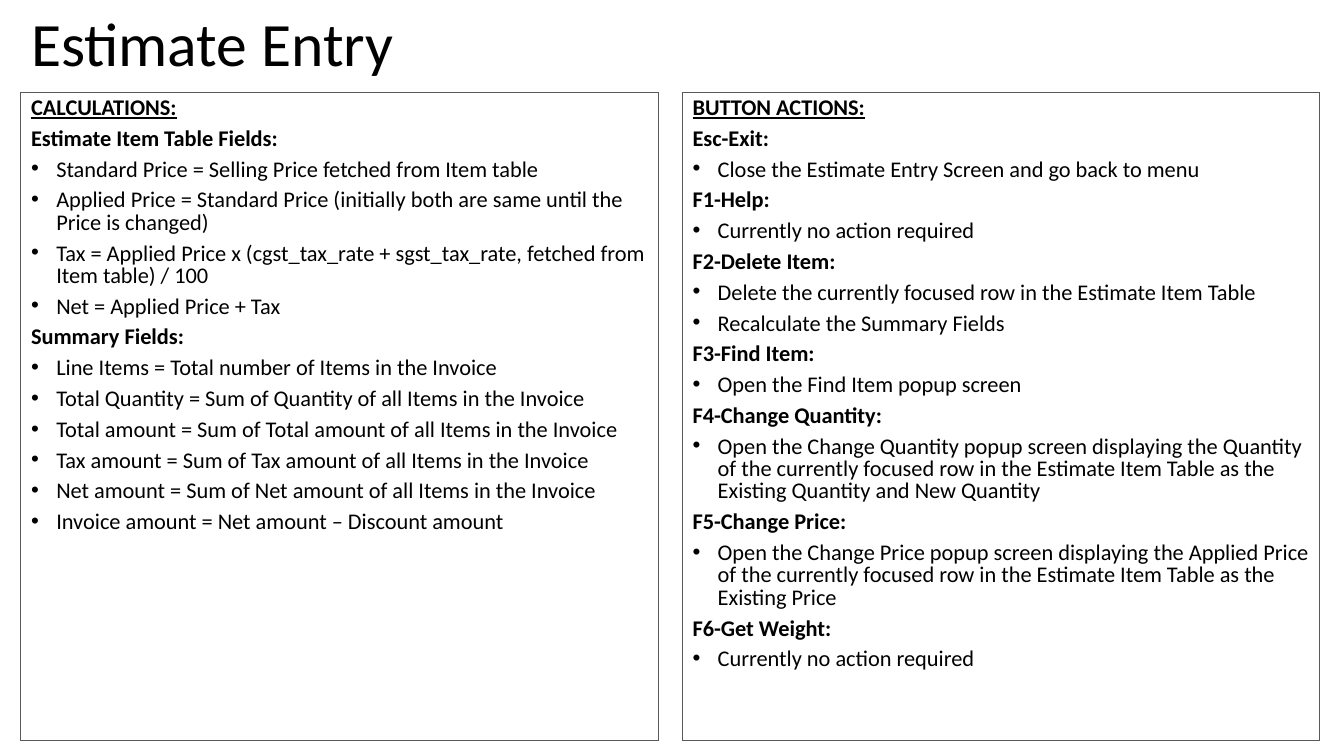
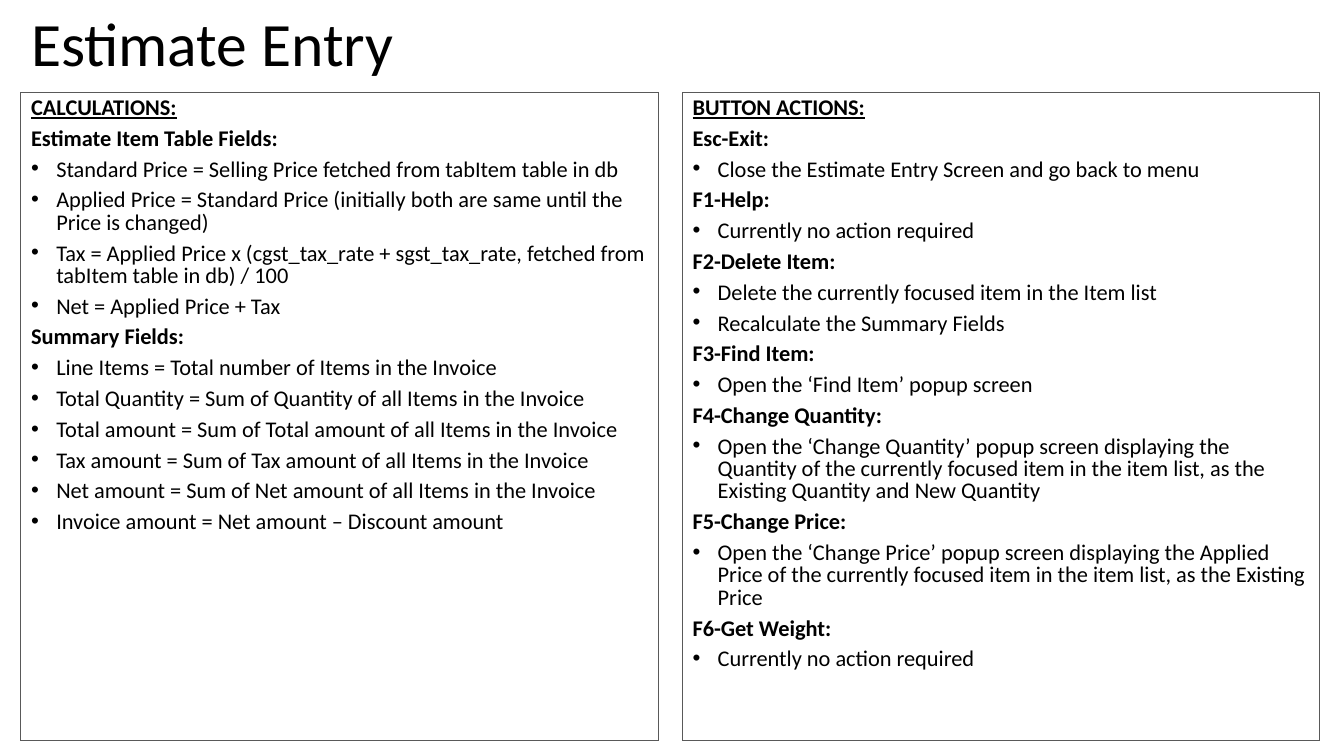
Before and after one commit to valignit/Documents, a slide deck: slide 6 of brief-specs.pptx. Drawn at 1344x756 pixels with LibreOffice and Linux fonts; fonts in the diff are those of the drawing. Boxes give left, top, right and bottom in pixels: in the first picture for what was removed or moved away, otherwise in the second. Text is boxed around its words. In the diff, an @@ line names an element or a change of style, - is before the commit and + after.

```diff
--- a/brief-specs.pptx
+++ b/brief-specs.pptx
@@ text at [56,161,618,181]: text changed @@
-• Standard Price = Selling Price fetched from Item table
+• Standard Price = Selling Price fetched from tabItem table in db
@@ text at [56,245,645,286]: text changed @@
-• Tax = Applied Price x (cgst_tax_rate + sgst_tax_rate, fetched from Item table) / 100
+• Tax = Applied Price x (cgst_tax_rate + sgst_tax_rate, fetched from tabItem table in db) / 100
@@ text in rectangle at [718,284,1157,304]: text changed @@
-• Delete the currently focused row in the Estimate Item Table
+• Delete the currently focused item in the Item list
@@ text in rectangle at [718,376,1033,396]: text changed @@
-• Open the Find Item popup screen
+• Open the ‘Find Item’ popup screen
@@ text in rectangle at [718,438,1265,502]: text changed @@
-• Open the Change Quantity popup screen displaying the Quantity of the currently focused row in the Estimate Item Table as the Existing Quantity and New Quantity
+• Open the ‘Change Quantity’ popup screen displaying the Quantity of the currently focused item in the item list, as the Existing Quantity and New Quantity
@@ text in rectangle at [718,544,1305,605]: text changed @@
-• Open the Change Price popup screen displaying the Applied Price of the currently focused row in the Estimate Item Table as the Existing Price
+• Open the ‘Change Price’ popup screen displaying the Applied Price of the currently focused item in the item list, as the Existing Price
```
Also in this commit, not shown: 17 other slides changed.
